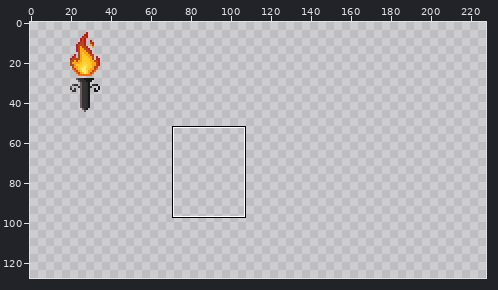
Edited in one commit: pixel-art file (lead/sprites/suelo/Sprite-decoraciones.aseprite). The first picture is a wide view before the edit; the outline marks the close-up.
Close-up. Earlier state:
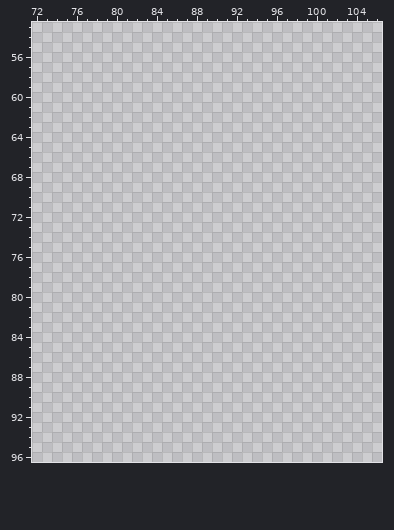
256x144 pixels, 1 frame. Colours within 5 levels of each other are drawn and written as one. Shown: x 72..106, y 53..96. The wide view leaves out empty margins. The commit also changed other parts of the picture, which this record leaves out.
And afterwards:
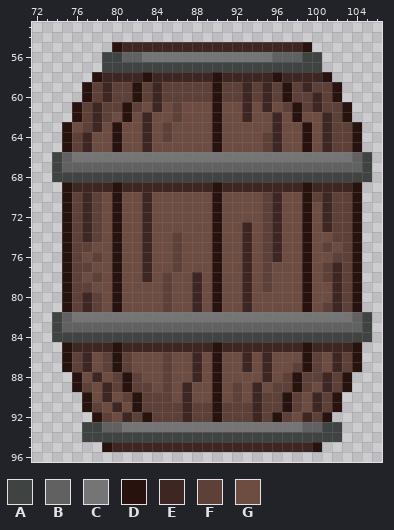
Palette (. is transparent): A #3f4342  B #616161  C #757575  D #27120d  E #3e2723  F #5d4037  G #6d4c41
Change:
layer "barril" added
--- layer "barril"
@@ x 72..106 @@
 54 ...................................
-55 ...................................
-56 ...................................
-57 ...................................
-58 ...................................
-59 ...................................
-60 ...................................
-61 ...................................
-62 ...................................
-63 ...................................
-64 ...................................
-65 ...................................
-66 ...................................
-67 ...................................
-68 ...................................
-69 ...................................
-70 ...................................
-71 ...................................
-72 ...................................
-73 ...................................
-74 ...................................
-75 ...................................
-76 ...................................
-77 ...................................
-78 ...................................
-79 ...................................
-80 ...................................
-81 ...................................
-82 ...................................
-83 ...................................
-84 ...................................
-85 ...................................
-86 ...................................
-87 ...................................
-88 ...................................
-89 ...................................
-90 ...................................
-91 ...................................
-92 ...................................
-93 ...................................
-94 ...................................
-95 ...................................
+55 ........DEEEEEEEEEEEEEEEEEED.......
+56 .......AABBCCCCCCCCCCCCCBBBAA......
+57 .......AAAAAAAAAAAAAAAAAAAAAA......
+58 ......DEEEEDEEEEEEDEEEEEDEEEED.....
+59 .....DFEFFDFEFFFFFDFFEFEFDFEFFD....
+60 .....DFEFFDFEFFFFFDFFEFEFDFFEFD....
+61 ....DFEFFDFGEGFGGGDGGEGEGFDFEFFD...
+62 ....DFEFGDGEGGFGGGDGGEGGEGDGGEFD...
+63 ...DGFEGDGGEGFGGGGDGGGGGEGGDGEFFD..
+64 ...DFEGGDGGEGFGGGGDGGGGFEGGDGEFFD..
+65 ...DFEGGDGGEGGGGGGDGGGGFEGGDGEFFD..
+66 ..ABCCCCCCCCCCCCCCCCCCCCCCCCCCCCBA.
+67 ..ABBBBBBBBBBBBBBBBBBBBBBBBBBBBBBA.
+68 ..AAAAAAAAAAAAAAAAAAAAAAAAAAAAAAAA.
+69 ...DEEEEDEEEEEEEEEDEEEEEEEEDEEEED..
+70 ...DFEFGDGGEGGGGGGDGGGGFEGGDFEFFD..
+71 ...DFEFGDGGEGGGGGGDGGGGFEGGDGEFFD..
+72 ...DFEFGDGGEGGGGGGDGGGGFEGGDGEFFD..
+73 ...DFEFGDGGEGGGGGGDGGEGFEGGDGEFFD..
+74 ...DFEFGDGGEGGFGGGDGGEGFEGGDGGFFD..
+75 ...DFFGGDGGEGGFGGGDGGEGFEGGDGFGFD..
+76 ...DFGFGDGGEGGFGGGDGGEGFEGGDGGFFD..
+77 ...DFFGGDGGEGGFGGGDGGEGFGGGDGFEFD..
+78 ...DFGFGDGGEGFGGEGDGGEGFGGGDGFEFD..
+79 ...DFFGGDGGGGFGGEGDGGEGFGGGDGGEFD..
+80 ...DFEFGDGGGGFGGEGDGGEGGGGGDGGEFD..
+81 ...DFEFGDGGGGFGGEGDGGEGGGGGDGFEFD..
+82 ..ABCCCCCCCCCCCCCCCCCCCCCCCCCCCCBA.
+83 ..ABBBBBBBBBBBBBBBBBBBBBBBBBBBBBBA.
+84 ..AAAAAAAAAAAAAAAAAAAAAAAAAAAAAAAA.
+85 ...DEEEEDEEEEEEEEEDEEEEEEEEDEEEED..
+86 ...DFEGFDFGGGFGGEGDGGEGEGGGDFGEFD..
+87 ...DFEGFDFGGGFGGEGDGGEGEGGFDFGEFD..
+88 ....DGEGFDFGGFGGEGDGGGGEGFDFFEFD...
+89 ....DFGEFDFFGFGEGGDGFGEGFFDFGEFD...
+90 .....DGEGFDFFFGEGGDGFGEFFDFGEFD....
+91 .....DFGEGDFFFFEFFDFFFEFFDFGEFD....
+92 ......DFGEFDFFFEFFDFFFEFDFGEFD.....
+93 .....AABBCCCCCCCCCCCCCCCCCCBBAA....
+94 .....AAAAAAAAAAAAAAAAAAAAAAAAAA....
+95 .......DEEEEEEEEEEEEEEEEEEEED......
 96 ...................................
Where, in picture pixels (left, top, right, bottom), the same in both close-ups:
added: (52, 42, 372, 452)
